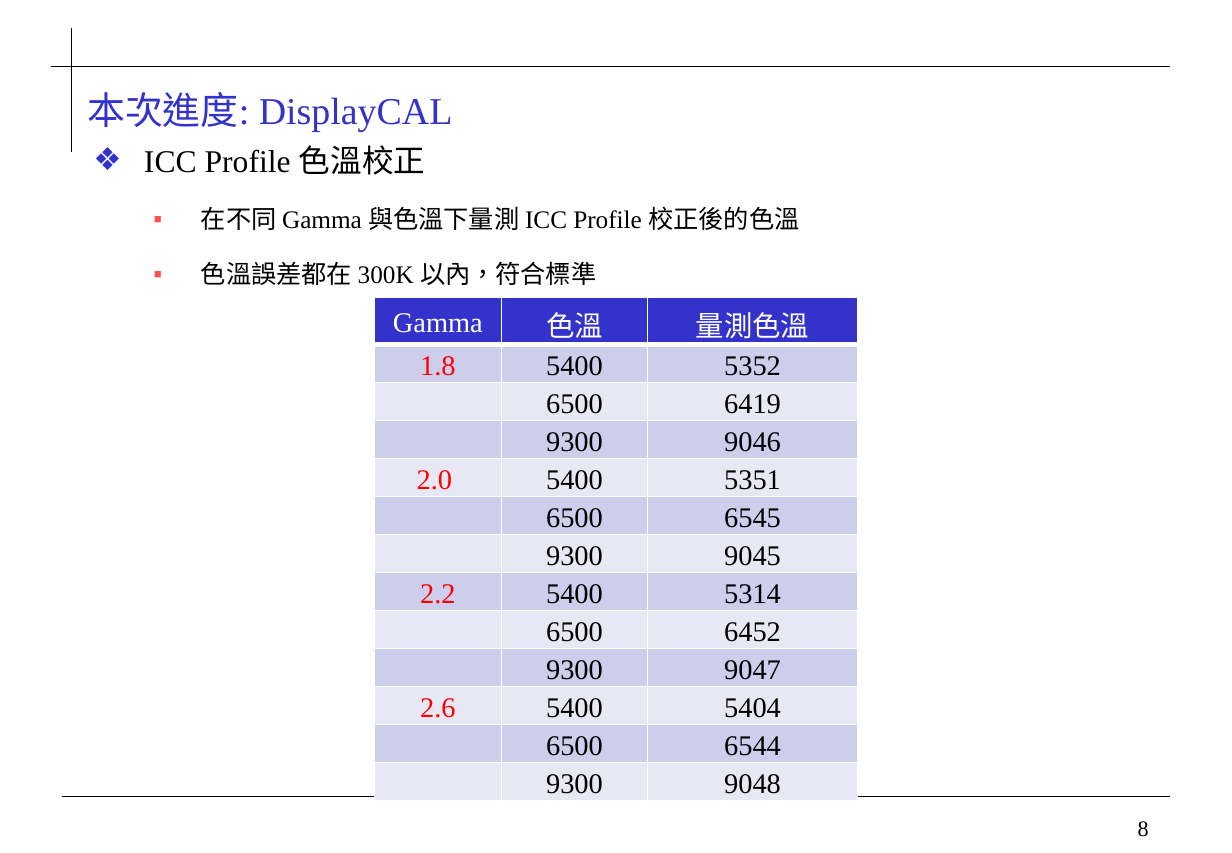
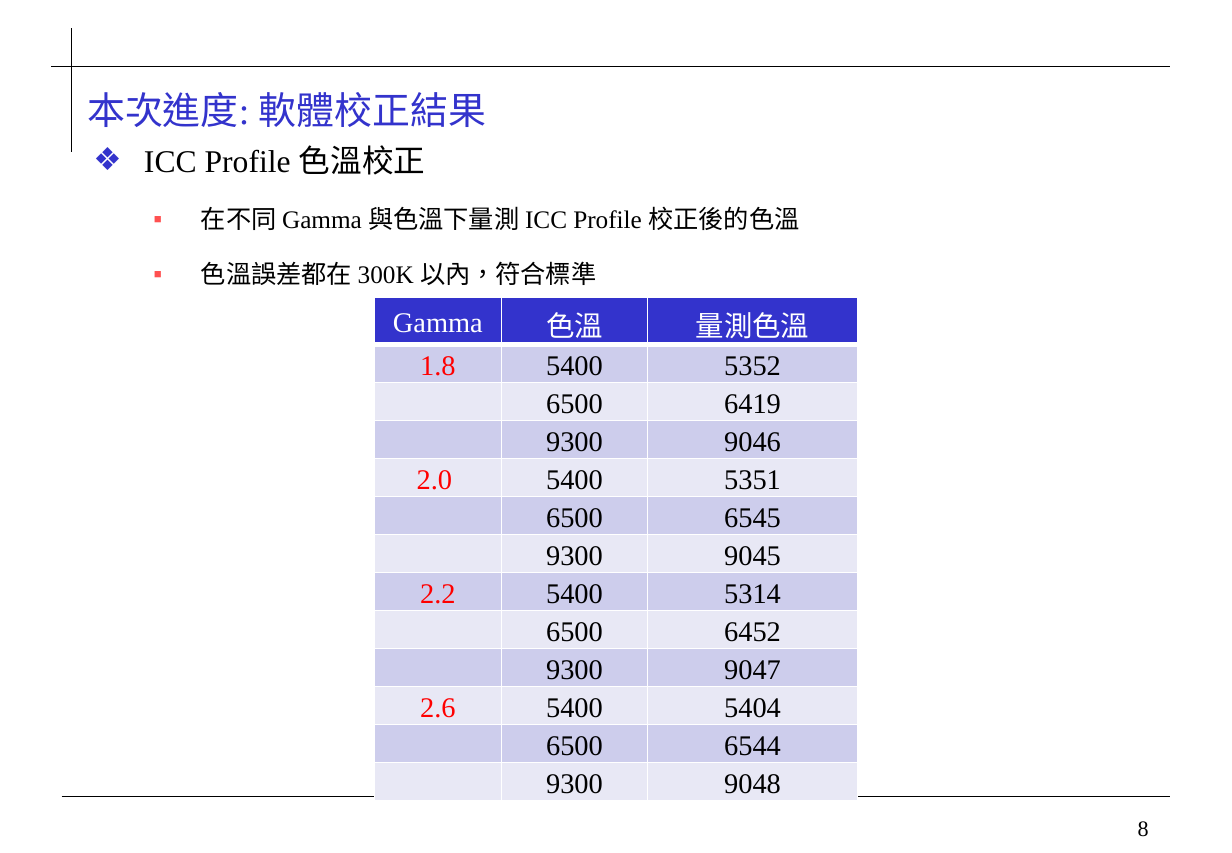
Before and after one commit to 0ilasis0/home, a slide deck: slide 8 of Onyx_進度報告_1006.pptx. Drawn at 1232x853 pixels with LibreOffice and Linux fonts; fonts in the diff are those of the drawing; background and template pictures are left out. Boxes give left, top, right and bottom in pixels: in the first picture for what was removed or moved away, otherwise in the second. Text is boxed around its words. In the diff, an @@ line names an element or a change of style, - is before the commit and + after.

```diff
--- a/Onyx_進度報告_1006.pptx
+++ b/Onyx_進度報告_1006.pptx
@@ title at box(87, 92, 486, 127): text changed @@
-本次進度: DisplayCAL
+本次進度: 軟體校正結果
```
Also in this commit, not shown: 2 slides added, 1 other file.
